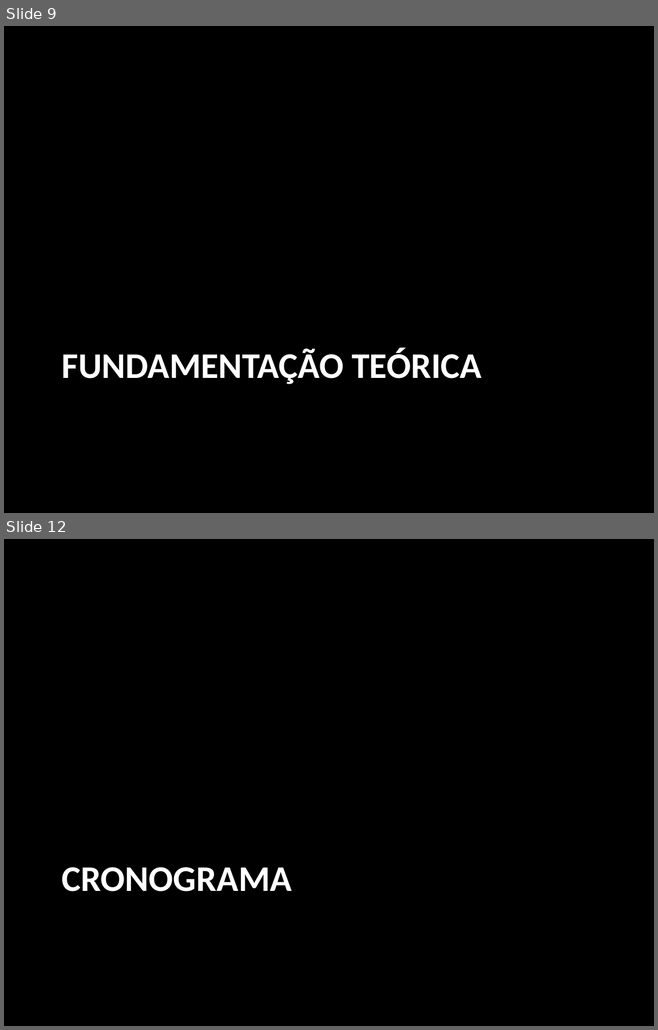
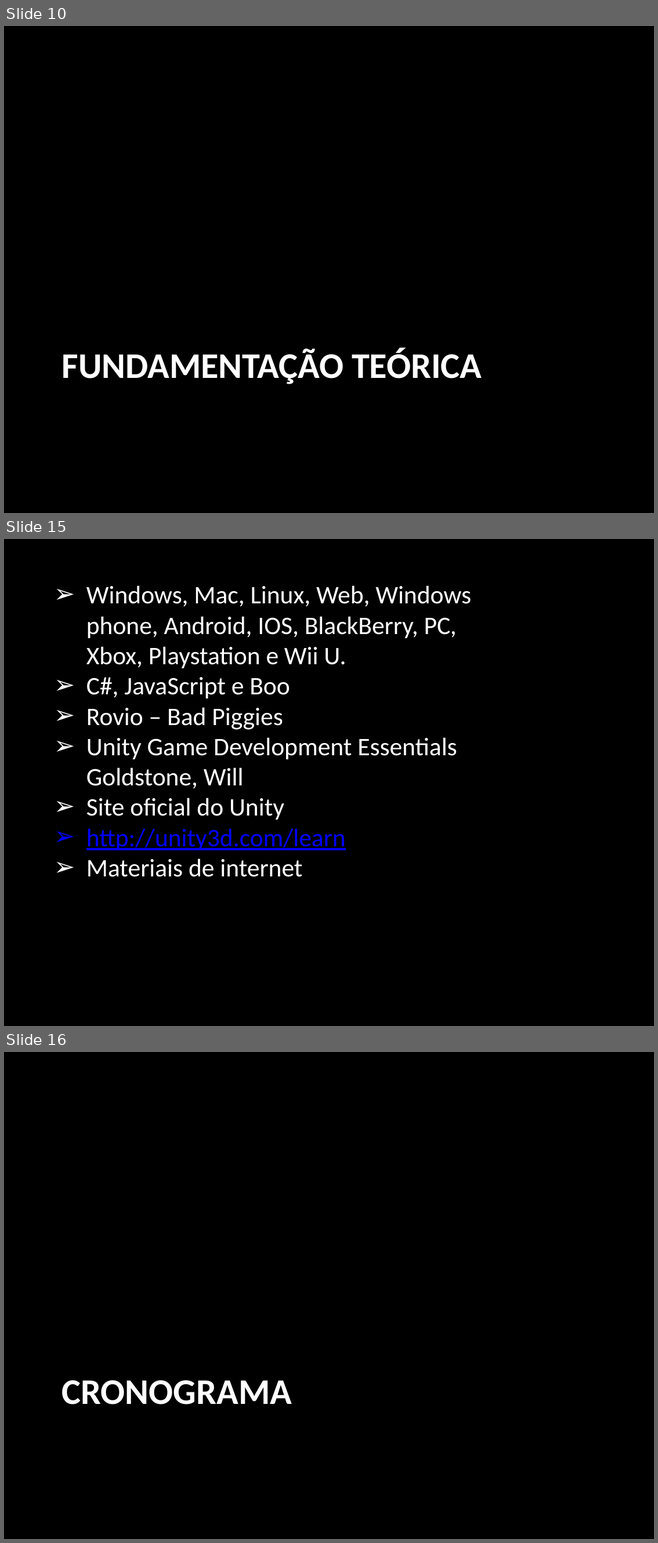
Before and after one commit to rafaelmoura0402/rafaelTCC, a slide deck: pre-projeto/apresentacao.pptx. Shown one above the other, each under a label of ours: slides 9 and 12 before the commit, slides 10, 15 and 16 after it; the slides between them are not shown. The pictures are 658x1030 and 658x1543 pixels, drawn with LibreOffice and Linux fonts; fonts in the diff are those of the drawing. Boxes give left, top, right and bottom in pixels: in the first picture for what was removed or moved away, otherwise in the second. Text is boxed around its words. In the diff, an @@ line names an element or a change of style, - is before the commit and + after.

```diff
--- a/pre-projeto/apresentacao.pptx
+++ b/pre-projeto/apresentacao.pptx
@@ slide 15 added at <box>4,539,654,1026</box>, background #000000 @@
@@ text added at <box>86,585,471,877</box>, 28 pt, text #FFFFFF @@
+➢ Windows, Mac, Linux, Web, Windows phone, Android, IOS, BlackBerry, PC, Xbox, Playstation e Wii U.
+➢ C#, JavaScript e Boo
+➢ Rovio – Bad Piggies
+➢ Unity Game Development Essentials Goldstone, Will
+➢ Site oficial do Unity
+➢ http://unity3d.com/learn
+➢ Materiais de internet
@@ what was slide 9 is now slide 10 @@
@@ what was slide 12 is now slide 16 @@
```
Also in this commit, not shown: 3 slides changed, 4 other slides added, 1 slide removed, 1 other file.
